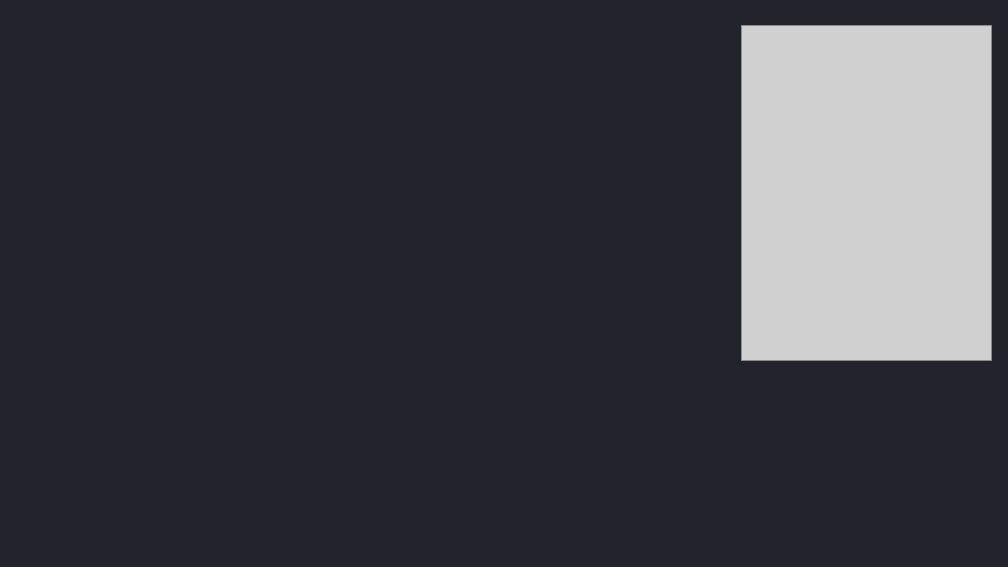
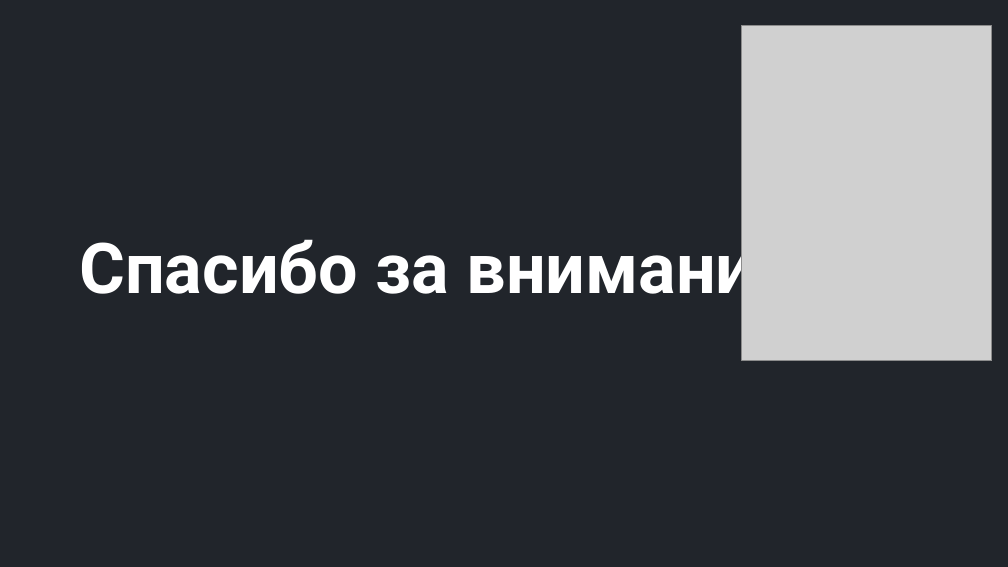
Before and after one commit to semusv/Bank_analyzer, a slide deck: slide 26 of bank_analyzer.pptx. Drawn at 1008x567 pixels with LibreOffice and Linux fonts; fonts in the diff are those of the drawing; grey boxes stand for pictures; background and template pictures are left out. Boxes give left, top, right and bottom in pixels: in the first picture for what was removed or moved away, otherwise in the second. Text is boxed around its words. In the diff, an @@ line names an element or a change of style, - is before the commit and + after.

```diff
--- a/bank_analyzer.pptx
+++ b/bank_analyzer.pptx
@@ title "Спасибо за внимание!" at box(79, 229, 812, 309): text colour #21252B to #FFFFFF @@
```
Also in this commit, not shown: 21 other slides changed, 3 slides added, 35 slides removed, 14 other files.
